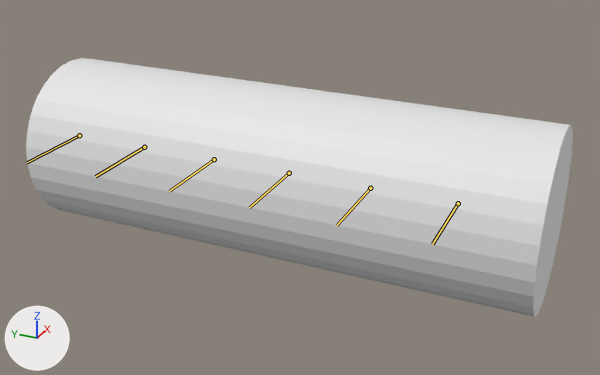
Before and after pictures for a commit that changed the FBX model assets/newPlayer.fbx.
One viewpoint serves both versions: a 50 mm lens placed at (-0.0403, -0.0338, 0.0194), pointed at (-0.0001, -0.0157, -0.0007). The lights are fixed; the arrows at lower left show +X, +Y and +Z. The bones that bend it are drawn over the model as lines.
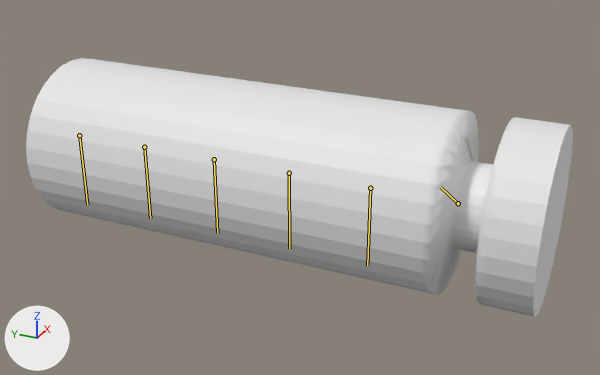
The newer file adds an action. The first version stands in its rest pose; the second is drawn at frame 2 of the action 'ArmatureAction_002'.

Boxes (x1, y1, x2, y2) around the edits, measured in the pictures (600 x 375 px):
'Cylinder', posed: (26, 58, 573, 317) in both
bone 'Bone_006', root to tip: before (458, 203) to (432, 244); after (458, 203) to (440, 187)

The change in detail:
Bone 'Bone_006' (bone_bone_006) turns from (0, 0, 0) to (-123, 0, 0) degrees about its own x, y and z.
